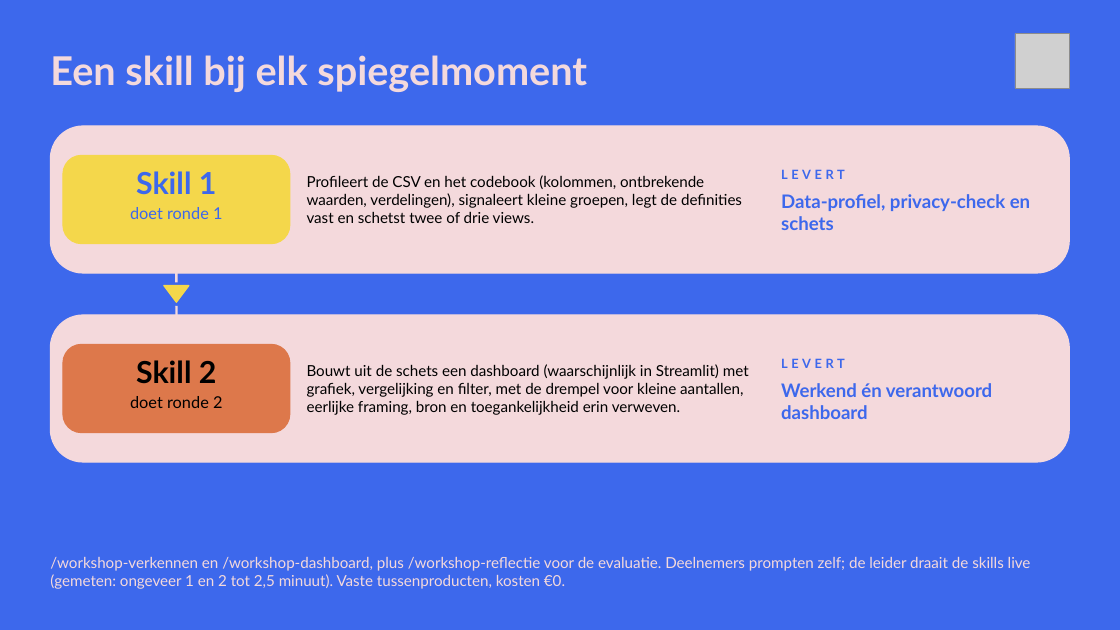
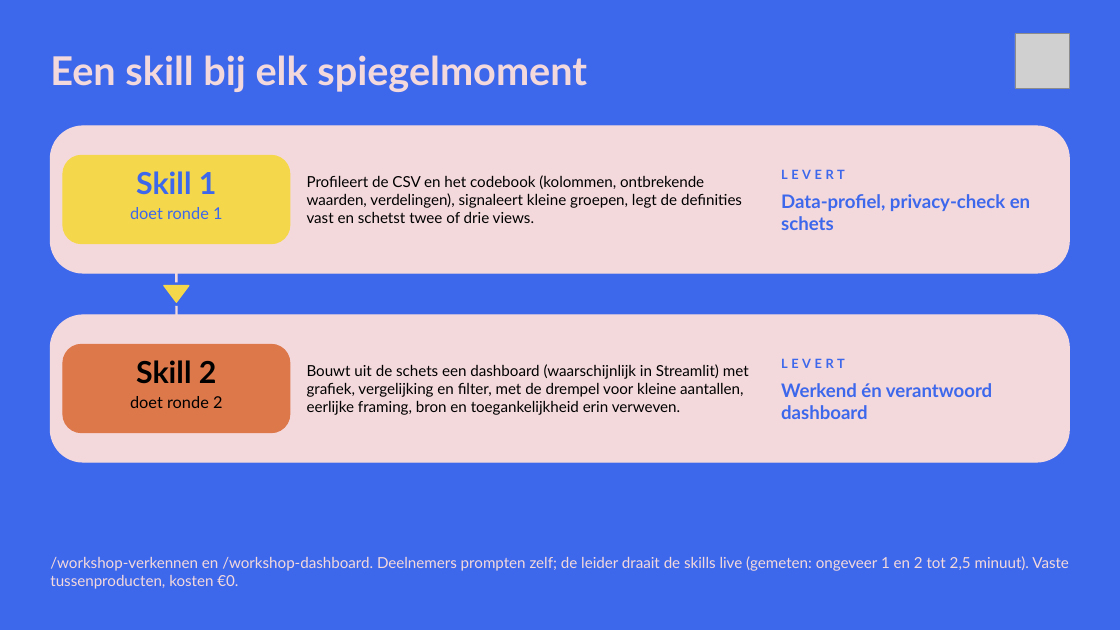
Before and after one commit to cedanl/clidev-presentaties, a slide deck: slide 11 of workshop-rad/exports/workshop-voorstel-RAD_120min.pptx. Drawn at 1120x630 pixels with LibreOffice and Linux fonts; fonts in the diff are those of the drawing; grey boxes stand for pictures. Boxes give left, top, right and bottom in pixels: in the first picture for what was removed or moved away, otherwise in the second. Text is boxed around its words. In the diff, an @@ line names an element or a change of style, - is before the commit and + after.

```diff
--- a/workshop-rad/exports/workshop-voorstel-RAD_120min.pptx
+++ b/workshop-rad/exports/workshop-voorstel-RAD_120min.pptx
@@ text at bbox=[50, 556, 1069, 589]: text changed @@
-/workshop-verkennen en /workshop-dashboard, plus /workshop-reflectie voor de evaluatie. Deelnemers prompten zelf; de leider draait de skills live (gemeten: ongeveer 1 en 2 tot 2,5 minuut). Vaste tussenproducten, kosten €0.
+/workshop-verkennen en /workshop-dashboard. Deelnemers prompten zelf; de leider draait de skills live (gemeten: ongeveer 1 en 2 tot 2,5 minuut). Vaste tussenproducten, kosten €0.
```
Also in this commit, not shown: 1 other slide changed, 17 other files.
